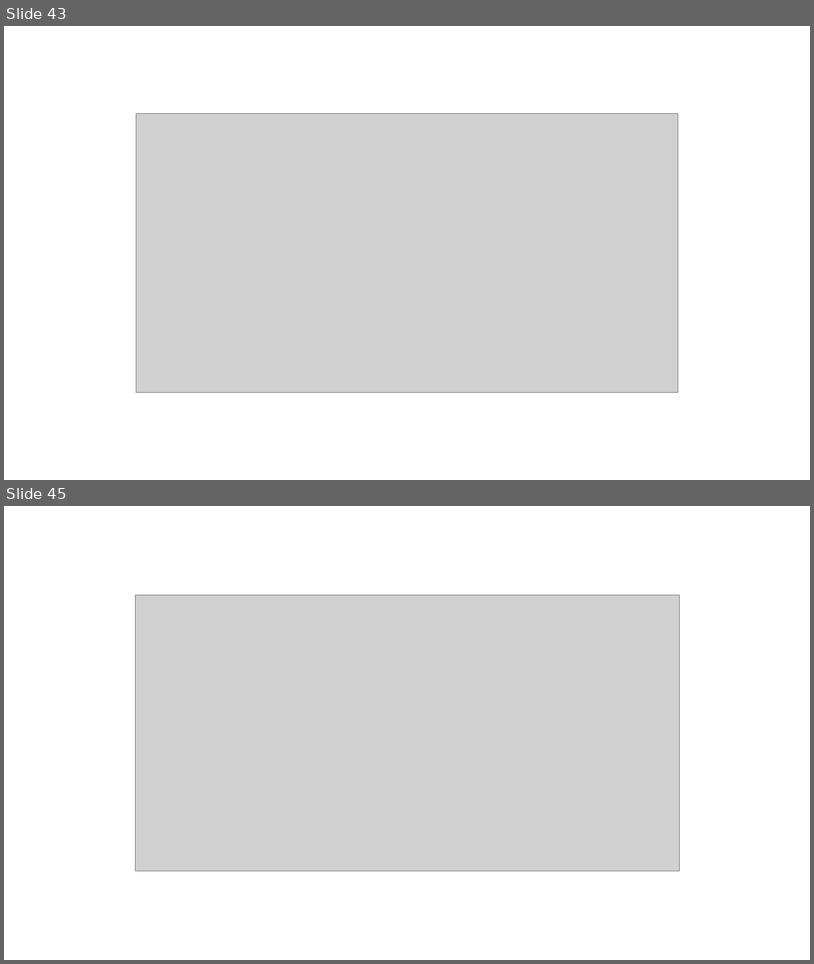
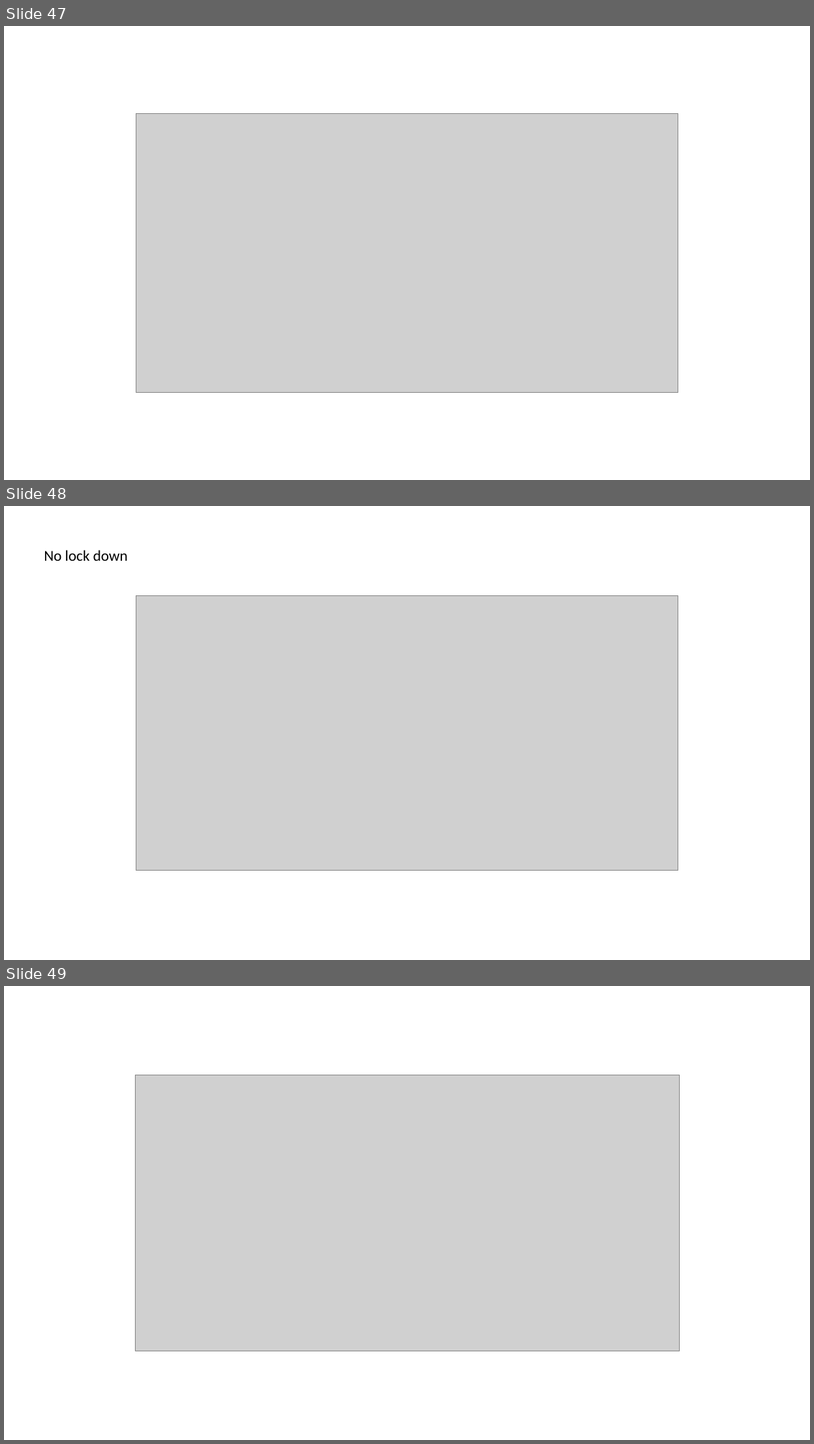
Before and after one commit to pcyoung75/GlobalForecasting, a slide deck: doc/Paper Images.pptx. Shown one above the other, each under a label of ours: slides 43 and 45 before the commit, slides 47, 48 and 49 after it; the slides between them are not shown. The pictures are 814x964 and 814x1444 pixels, drawn with LibreOffice and Linux fonts; fonts in the diff are those of the drawing; grey boxes stand for pictures. Boxes give left, top, right and bottom in pixels: in the first picture for what was removed or moved away, otherwise in the second. Text is boxed around its words. In the diff, an @@ line names an element or a change of style, - is before the commit and + after.

```diff
--- a/doc/Paper Images.pptx
+++ b/doc/Paper Images.pptx
@@ slide 48 added at bbox=[4, 506, 810, 960], background #FFFFFF @@
@@ text added at bbox=[44, 550, 128, 561], 18 pt, text #000000 @@
+No lock down
@@ picture added at bbox=[136, 595, 679, 870] @@
@@ what was slide 43 is now slide 47 @@
@@ what was slide 45 is now slide 49 @@
```
Also in this commit, not shown: 4 slides changed, 19 other slides added, 12 slides removed, 44 other files.
